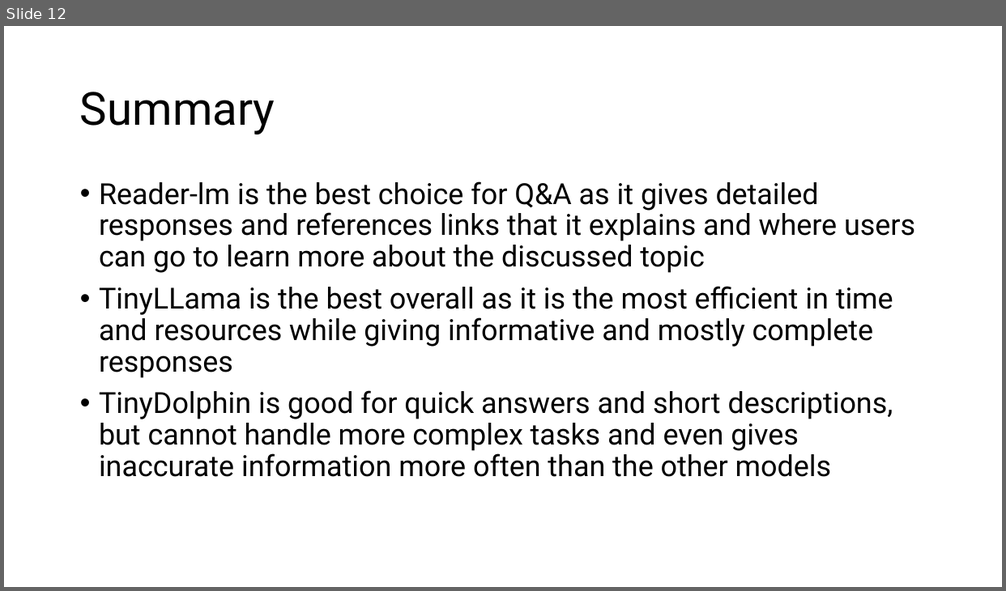
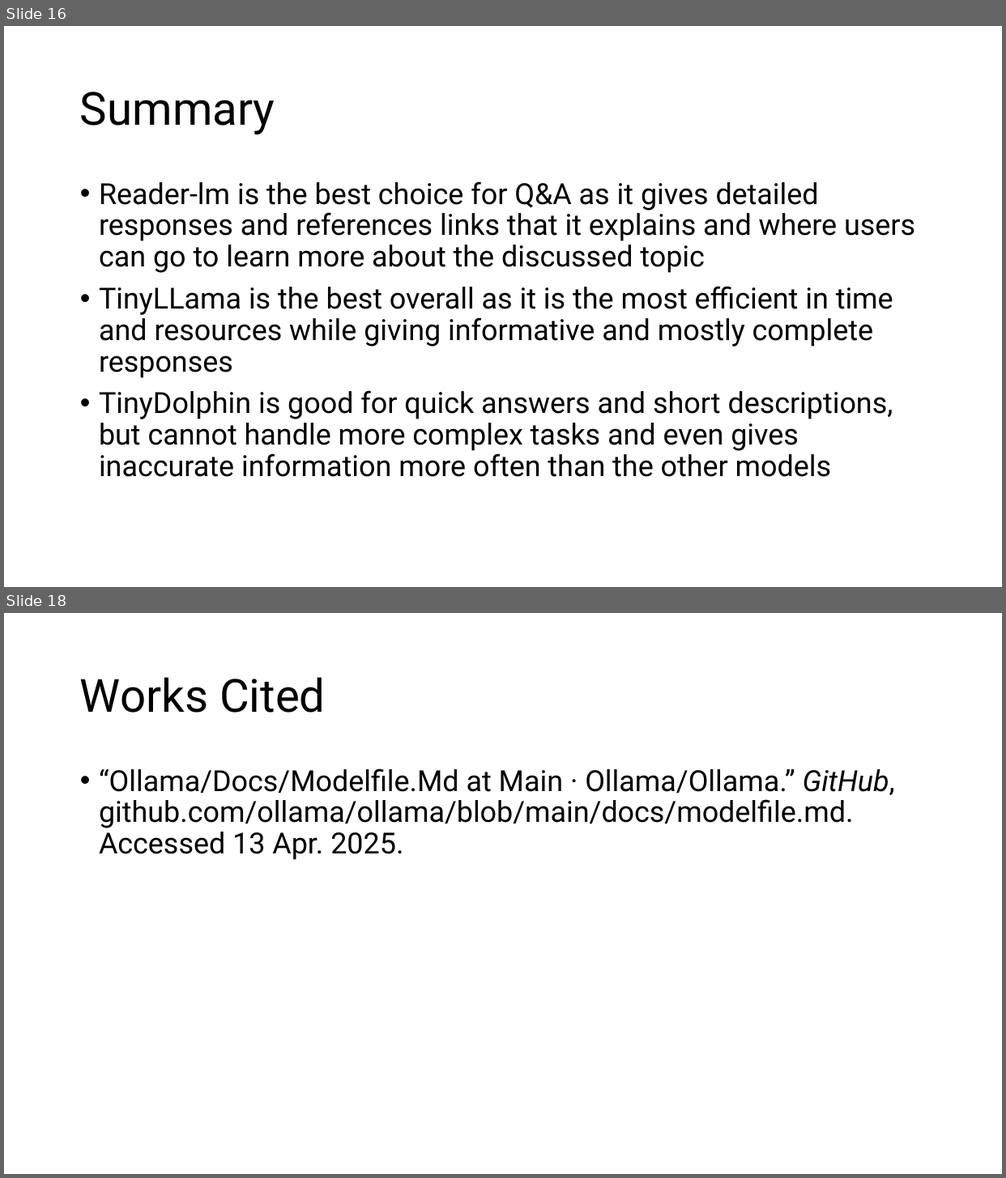
Before and after one commit to Harrison-Flax/Exam2, a slide deck: exam2.pptx. Shown one above the other, each under a label of ours: slide 12 before the commit, slides 16 and 18 after it; the slides between them are not shown. The pictures are 1006x591 and 1006x1178 pixels, drawn with LibreOffice and Linux fonts; fonts in the diff are those of the drawing. Boxes give left, top, right and bottom in pixels: in the first picture for what was removed or moved away, otherwise in the second. Text is boxed around its words. In the diff, an @@ line names an element or a change of style, - is before the commit and + after.

```diff
--- a/exam2.pptx
+++ b/exam2.pptx
@@ slide 18 added at (4,613,1002,1174), background #FFFFFF @@
@@ title added at (80,677,326,713), 44 pt, text #000000 @@
+Works Cited
@@ text added at (99,769,895,860), 28 pt, text #000000 @@
+• “Ollama/Docs/Modelfile.Md at Main · Ollama/Ollama.” GitHub, github.com/ollama/ollama/blob/main/docs/modelfile.md. Accessed 13 Apr. 2025.
@@ what was slide 12 is now slide 16 @@
```
Also in this commit, not shown: 5 other slides added, 3 other files.
